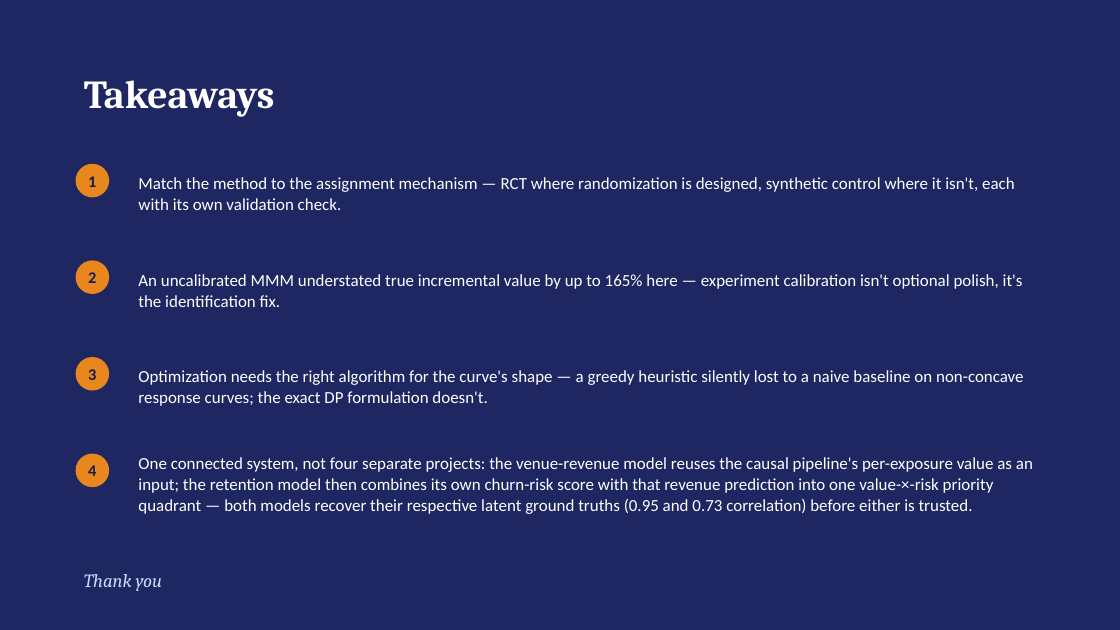
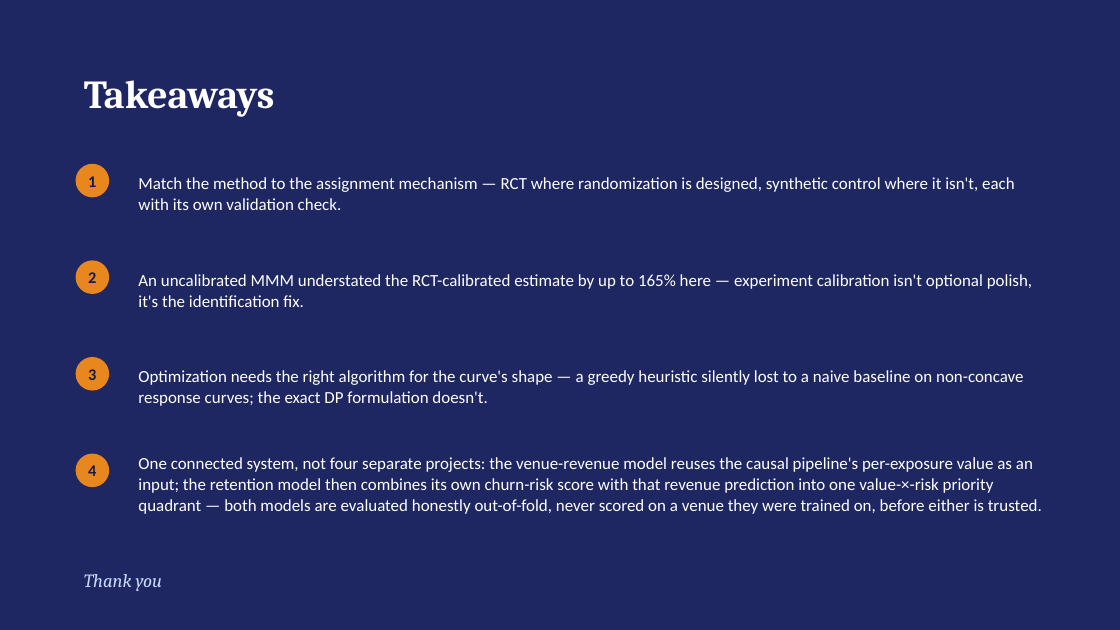
Before and after one commit to crystal1361/atmosphere-dooh-measurement, a slide deck: slide 16 of deck/AtmosphereTV_DOOH_Measurement.pptx (slide 15 before the commit). Drawn at 1120x630 pixels with LibreOffice and Linux fonts; fonts in the diff are those of the drawing. Boxes give left, top, right and bottom in pixels: in the first picture for what was removed or moved away, otherwise in the second. Text is boxed around its words. In the diff, an @@ line names an element or a change of style, - is before the commit and + after.

```diff
--- a/deck/AtmosphereTV_DOOH_Measurement.pptx
+++ b/deck/AtmosphereTV_DOOH_Measurement.pptx
@@ text at (138, 274, 1032, 307): text changed @@
-An uncalibrated MMM understated true incremental value by up to 165% here — experiment calibration isn't optional polish, it's the identification fix.
+An uncalibrated MMM understated the RCT-calibrated estimate by up to 165% here — experiment calibration isn't optional polish, it's the identification fix.
@@ text at (138, 457, 1042, 514): text changed @@
-One connected system, not four separate projects: the venue-revenue model reuses the causal pipeline's per-exposure value as an input; the retention model then combines its own churn-risk score with that revenue prediction into one value-×-risk priority quadrant — both models recover their respective latent ground truths (0.95 and 0.73 correlation) before either is trusted.
+One connected system, not four separate projects: the venue-revenue model reuses the causal pipeline's per-exposure value as an input; the retention model then combines its own churn-risk score with that revenue prediction into one value-×-risk priority quadrant — both models are evaluated honestly out-of-fold, never scored on a venue they were trained on, before either is trusted.
```
Also in this commit, not shown: 7 other slides changed, 1 slide added, 2 other files.
